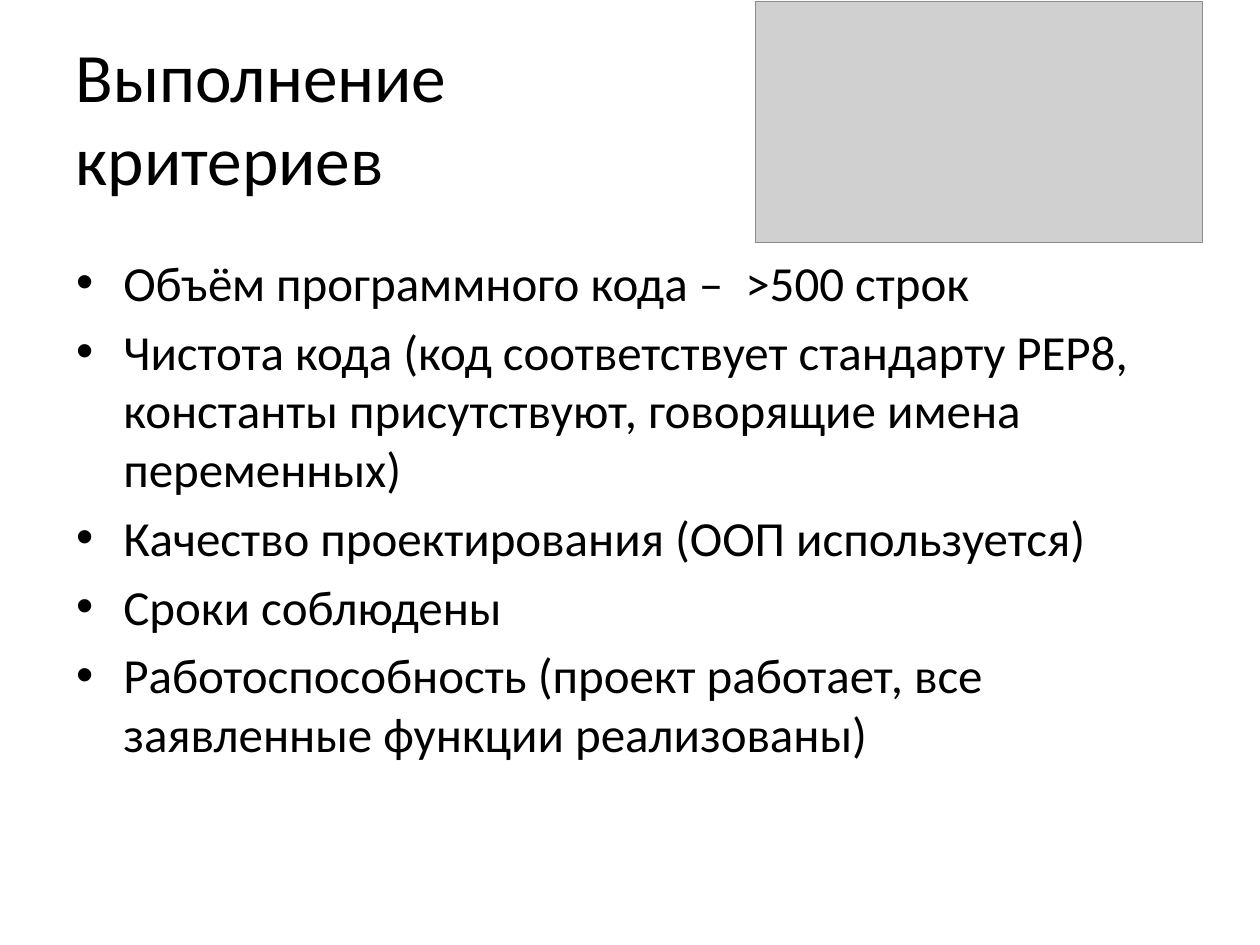
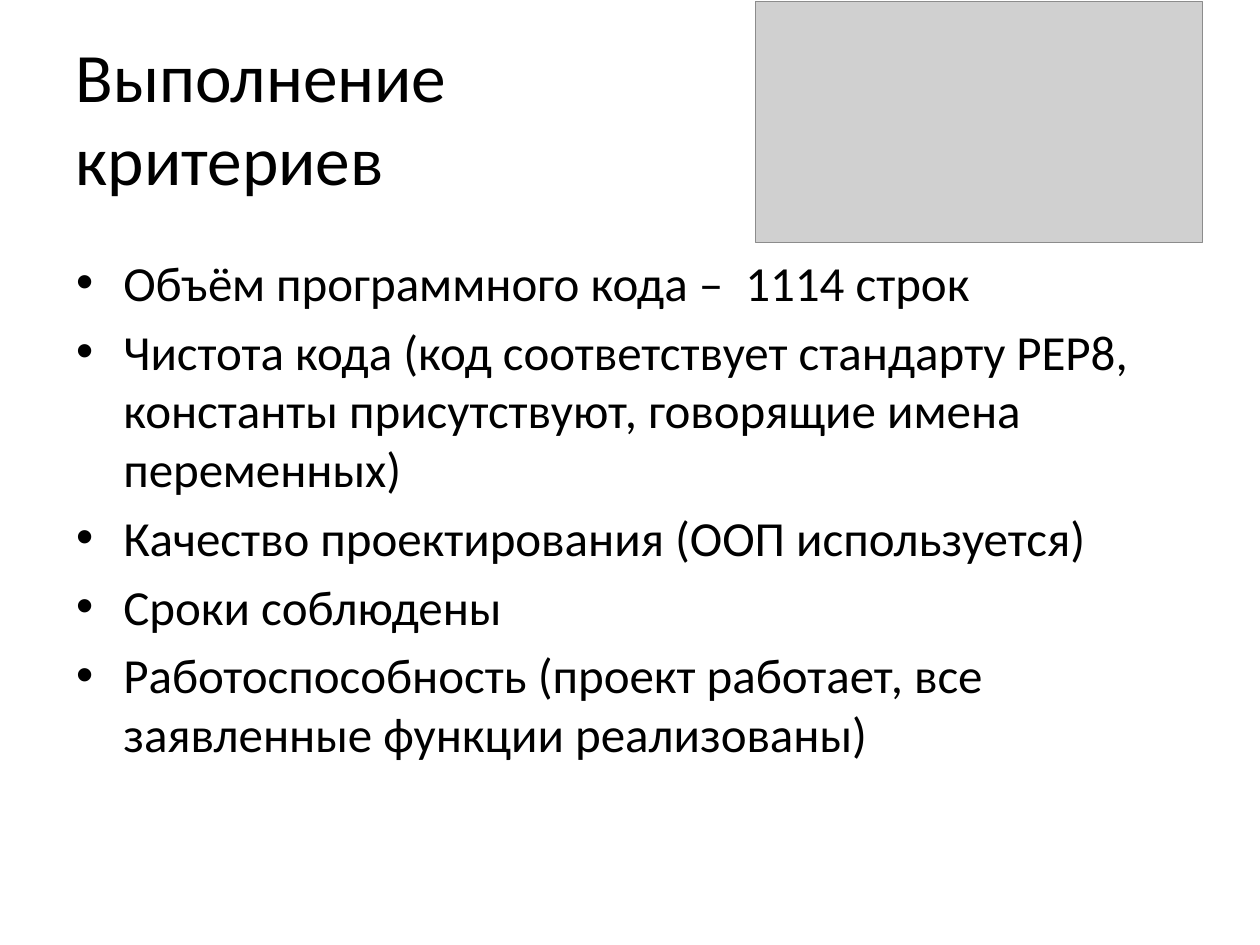
Before and after one commit to novd7/yandex_project2_tetris, a slide deck: slide 8 of defence_of_project/presentation.pptx. Drawn at 1260x945 pixels with LibreOffice and Linux fonts; fonts in the diff are those of the drawing; grey boxes stand for pictures. Boxes give left, top, right and bottom in pixels: in the first picture for what was removed or moved away, otherwise in the second. Text is boxed around its words. In the diff, an @@ line names an element or a change of style, - is before the commit and + after.

```diff
--- a/defence_of_project/presentation.pptx
+++ b/defence_of_project/presentation.pptx
@@ text at (123,267,970,309): text changed @@
-• Объём программного кода – >500 строк
+• Объём программного кода – 1114 строк
```
Also in this commit, not shown: 1 other slide changed, 1 other file.
